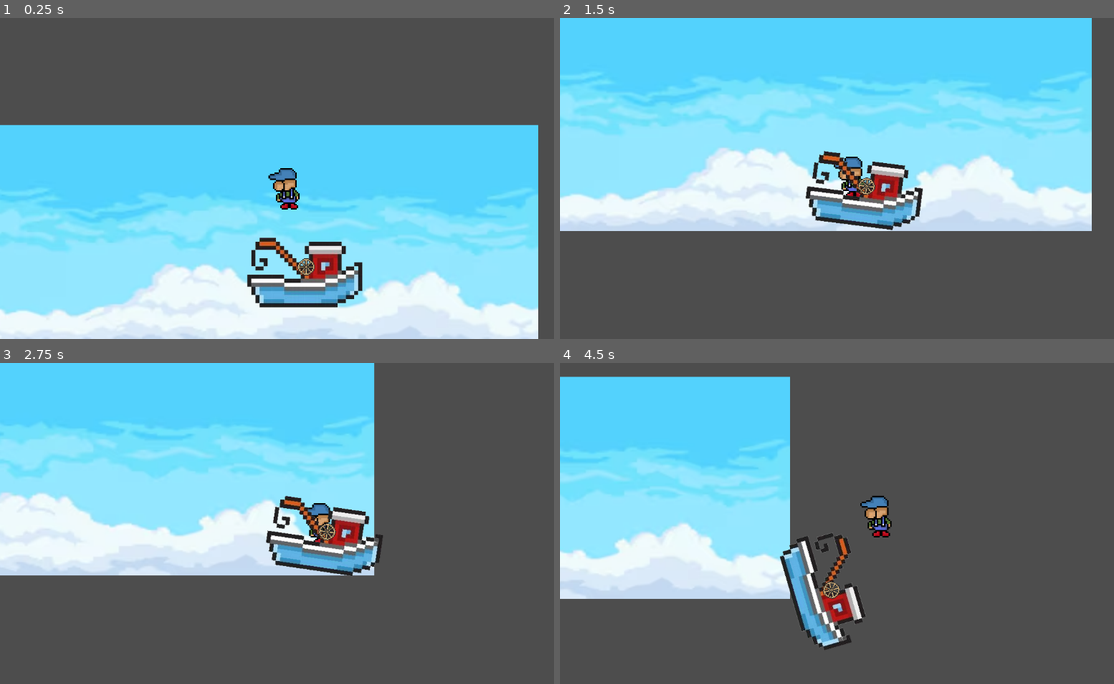
Above: before the commit, frames 1-4 (two rows, left to right).
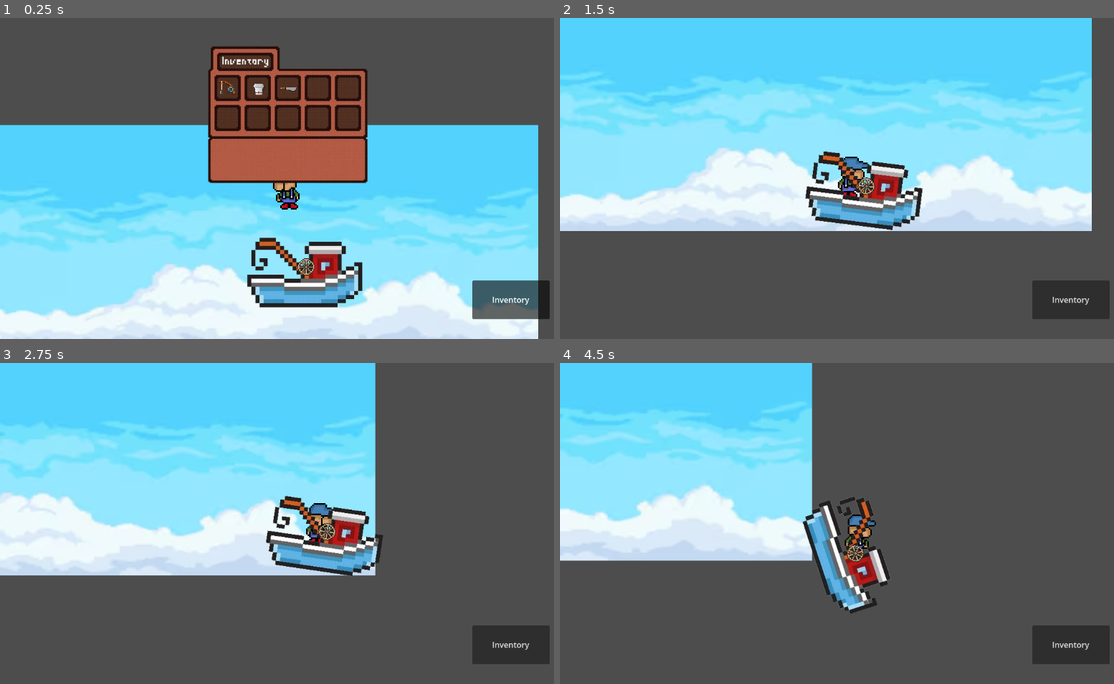
Above: after the commit, the same moments.

Repository: VarBus/game-lab-fish-on-boat-2025-1
Game: Godot game, scene res://top_world.tscn
Same seed, same stepped clock (60 frames per second), same inputs: the game is played once before the commit and once after it. The project has no main scene, so this scene is started directly.
Inputs (mouse positions are in pixels of both pictures, inside the frame that each line leads up to):
- Up to frame 1 (0.25 s): no input
- Up to frame 2 (1.5 s): click (1069, 300) at 0.5 s, where only the run after the commit has a clickable "Inventory"; move the mouse to (969, 162) at 1.27 s; hold D (right) from 1.28 s (still down); hold Shift (shift, bound only after the commit) from 1.28 s (still down); tap E (action) at 1.35 s; click (969, 162) at 1.42 s
- Up to frame 3 (2.75 s): keep holding D (right); tap Space (up) at 1.52, 1.82, 2.27, 2.3, 2.57 s; move the mouse to (171, 539) at 2.02 s; release Shift (shift, bound only after the commit) at 2.03 s; tap Shift (shift, bound only after the commit) at 2.1 s; click (171, 539) at 2.17 s
- Up to frame 4 (4.5 s): move the mouse to (903, 452) at 2.77 s; release D (right) at 2.78 s; hold A (left) 2.78-3.53 s; tap Space (up) at 2.85, 3.77, 4.07 s; click (903, 452) at 2.92 s; tap E (action) at 3.05, 3.6 s; move the mouse to (820, 587) at 3.52 s; hold D (right) from 3.53 s (still down); click (820, 587) at 3.67 s; tap Shift (shift, bound only after the commit) at 3.8 s; move the mouse to (1019, 571) at 4.27 s; hold Shift (shift, bound only after the commit) from 4.28 s (still down); click (1019, 571) at 4.42 s

The runs differ from the first frame. In frame 1, 13% of the frame differs, in the area x 37-100%, y 8-94%; in frame 2, 2.2%; in frame 3, 2.0%; in frame 4, 29%, in the area x 0-100%, y 0-94%.

Commit message:
fead: add rod mechanics

Diff:
--- /dev/null
+++ b/fish-on-boat/fishing_rod.gd
@@ -0,0 +1,75 @@
+extends Area2D
+
+signal item_selected(item_scene)
+
+@onready var rope: Line2D = $Rope
+const ITEM_SCENE := preload("res://fishing_rod.tscn")
+
+var is_casting = false
+var rope_speed = 200.0
+var rope_points: Array = []
+
+var jacinto_ref: Node = null
+var camera_ref: Camera2D = null
+
+var last_click_time := 0.0
+const DOUBLE_CLICK_TIME := 0.3
+
+func _ready():
+	rope.visible = false
+	rope.clear_points()
+	set_process_input(true)
+
+# 🟢 Solo lanza la caña cuando haces clic sobre la caña
+func _input_event(viewport, event, shape_idx):
+	if event is InputEventMouseButton and event.pressed and not is_casting:
+		var item_instance = ITEM_SCENE.instantiate()
+		emit_signal("item_selected", item_instance)
+		is_casting = true
+		rope_points.clear()
+		rope_points.append(Vector2.ZERO)
+		rope.visible = true
+
+# 🟡 Detecta doble clic sobre la línea (la cuerda)
+func _unhandled_input(event):
+	if event is InputEventMouseButton and event.pressed:
+		if is_casting and rope_points.size() > 0:
+			var mouse_pos = get_global_mouse_position()
+			var rope_tip = rope.to_global(rope_points[-1])
+
+			if rope_tip.distance_to(mouse_pos) < 50:
+				var current_time = Time.get_ticks_msec() / 1000.0
+				if current_time - last_click_time < DOUBLE_CLICK_TIME:
+					_return_camera_to_jacinto()
+					return
+				last_click_time = current_time
+
+func _physics_process(delta: float) -> void:
+	if is_casting:
+		var mouse_pos = get_global_mouse_position()
+		var direction = (mouse_pos - global_position).normalized()
+		var last_point = rope_points[-1]
+		var new_point = last_point + direction * rope_speed * delta
+		rope_points.append(new_point)
+		rope.points = rope_points
+
+		if camera_ref:
+			camera_ref.global_position = rope.to_global(rope_points[-1])
+
+func _return_camera_to_jacinto():
+	print("🔙 Volviendo cámara a Jacinto")
+	if jacinto_ref and camera_ref:
+		camera_ref.global_position = jacinto_ref.global_position
+	is_casting = false
+	rope_points.clear()
+	rope.visible = false
+
+func connect_to_jacinto(jacinto):
+	jacinto_ref = jacinto
+	jacinto_ref.connect("camera_following", Callable(self, "_on_camera_following"))
+
+func _on_camera_following(camera):
+	camera_ref = camera
+	print("📷 Cámara recibida: ", camera.name)
+	if is_casting and rope_points.size() > 0:
+		camera_ref.global_position = rope.to_global(rope_points[-1])
--- /dev/null
+++ b/fish-on-boat/fishing_rod.tscn
@@ -0,0 +1,22 @@
+[gd_scene load_steps=4 format=3 uid="uid://dvqtwxdhu60fa"]
+
+[ext_resource type="Script" uid="uid://brsnpx28xc2gn" path="res://fishing_rod.gd" id="1_x0c03"]
+[ext_resource type="Texture2D" uid="uid://dllscdhqa0khj" path="res://items/fishing_rod_.png" id="2_1tjrd"]
+
+[sub_resource type="CapsuleShape2D" id="CapsuleShape2D_uokpy"]
+
+[node name="FishingRod" type="Area2D" groups=["fishing"]]
+script = ExtResource("1_x0c03")
+
+[node name="Sprite2D" type="Sprite2D" parent="."]
+scale = Vector2(0.1, 0.1)
+texture = ExtResource("2_1tjrd")
+flip_h = true
+
+[node name="CollisionShape2D" type="CollisionShape2D" parent="."]
+shape = SubResource("CapsuleShape2D_uokpy")
+
+[node name="Rope" type="Line2D" parent="."]
+points = PackedVector2Array(-13, 11)
+width = 5.0
+default_color = Color(0, 0, 0, 1)
--- /dev/null
+++ b/fish-on-boat/fishing_rod_area.gd
@@ -0,0 +1,8 @@
+extends Area2D
+
+@export var item_scene: PackedScene  # 👉 Esto debe ser la escena funcional, como la "fishing_rod.tscn"
+
+func _input_event(viewport, event, shape_idx):
+	if event is InputEventMouseButton and event.pressed:
+		print("🎯 Ítem del inventario clickeado")
+		emit_signal("item_selected", item_scene)
--- /dev/null
+++ b/fish-on-boat/inventory.gd
@@ -0,0 +1,21 @@
+extends Node2D
+
+signal give_item_to_jacinto(item_scene)
+
+@onready var inventory: Node2D = $"."  # o tu contenedor visual
+var inventory_visible := true
+const FISHING_ROD_SCENE := preload("res://fishing_rod.tscn")
+
+func _ready():
+	for child in get_children():
+		if child.has_signal("item_selected"):
+			child.connect("item_selected", Callable(self, "_on_item_selected"))
+
+func _on_item_selected(item_scene):
+	var instance = item_scene.duplicate()
+	emit_signal("give_item_to_jacinto", instance)
+
+
+func _on_btn_inventory_pressed() -> void:
+		inventory_visible = !inventory_visible
+		inventory.visible = inventory_visible
--- /dev/null
+++ b/fish-on-boat/inventory.tscn
@@ -0,0 +1,78 @@
+[gd_scene load_steps=10 format=3 uid="uid://dpt6y8vhin2y3"]
+
+[ext_resource type="Script" uid="uid://cldcgjeiifwqw" path="res://inventory.gd" id="1_dw5ng"]
+[ext_resource type="Texture2D" uid="uid://dbs1pdp8ekybn" path="res://items/inventario_prototipo_.png" id="1_mrqgh"]
+[ext_resource type="Texture2D" uid="uid://cn8v3ulyi25f6" path="res://items/bucket_.png" id="3_0xmy5"]
+[ext_resource type="Texture2D" uid="uid://34nj332lvj1" path="res://items/machete_.png" id="4_qjyhv"]
+[ext_resource type="Texture2D" uid="uid://dllscdhqa0khj" path="res://items/fishing_rod_.png" id="5_dw5ng"]
+[ext_resource type="Script" uid="uid://ds61ijncm0xlr" path="res://fishing_rod_area.gd" id="5_qjyhv"]
+[ext_resource type="PackedScene" uid="uid://dvqtwxdhu60fa" path="res://fishing_rod.tscn" id="7_ormsd"]
+
+[sub_resource type="RectangleShape2D" id="RectangleShape2D_ormsd"]
+size = Vector2(48, 43.75)
+
+[sub_resource type="RectangleShape2D" id="RectangleShape2D_0xmy5"]
+size = Vector2(44, 42)
+
+[node name="Inventory" type="Node2D"]
+script = ExtResource("1_dw5ng")
+
+[node name="Sprite2D" type="Sprite2D" parent="."]
+texture_filter = 1
+texture = ExtResource("1_mrqgh")
+
+[node name="vaul" type="Area2D" parent="."]
+
+[node name="Sprite2D" type="Sprite2D" parent="vaul"]
+texture_filter = 1
+position = Vector2(-59, -72)
+scale = Vector2(0.1, 0.1)
+texture = ExtResource("3_0xmy5")
+
+[node name="CollisionShape2D2" type="CollisionShape2D" parent="vaul"]
+position = Vector2(-60, -74)
+shape = SubResource("RectangleShape2D_ormsd")
+
+[node name="Machete" type="Area2D" parent="."]
+
+[node name="Sprite2D" type="Sprite2D" parent="Machete"]
+position = Vector2(2, -71)
+scale = Vector2(0.03, 0.03)
+texture = ExtResource("4_qjyhv")
+
+[node name="CollisionShape2D3" type="CollisionShape2D" parent="Machete"]
+position = Vector2(0, -73)
+shape = SubResource("RectangleShape2D_ormsd")
+
+[node name="FishingRodArea" type="Area2D" parent="."]
+visible = false
+script = ExtResource("5_qjyhv")
+item_scene = ExtResource("7_ormsd")
+
+[node name="Sprite2D" type="Sprite2D" parent="FishingRodArea"]
+position = Vector2(-124, -74)
+scale = Vector2(0.1, 0.1)
+texture = ExtResource("5_dw5ng")
+flip_h = true
+
+[node name="CollisionShape2D" type="CollisionShape2D" parent="FishingRodArea"]
+position = Vector2(-121, -74)
+shape = SubResource("RectangleShape2D_0xmy5")
+
+[node name="UI" type="CanvasLayer" parent="."]
+
+[node name="btn_inventory" type="Button" parent="UI"]
+offset_left = 950.0
+offset_top = 530.0
+offset_right = 1106.0
+offset_bottom = 608.0
+focus_mode = 0
+toggle_mode = true
+button_pressed = true
+action_mode = 0
+text = "Inventory"
+
+[node name="FishingRod" parent="." instance=ExtResource("7_ormsd")]
+position = Vector2(-122, -74)
+
+[connection signal="pressed" from="UI/btn_inventory" to="." method="_on_btn_inventory_pressed"]
--- a/fish-on-boat/jacinto.gd
+++ b/fish-on-boat/jacinto.gd
@@ -1,14 +1,22 @@
 extends CharacterBody2D
 
+signal camera_following(camera_node) # Declara la señal aquí
+
 var speed = 350
-var jump = -350
+var jump = -450
 var gravity = ProjectSettings.get_setting("physics/2d/default_gravity")
 var super_speed = 2.5
 var sliding = false
 var last_direction = 1
 var slide_direction = 0
+@onready var inventory: Node2D = $UI/Inventory
 @onready var slide_timer: Timer = $slide_timer
 var controlling_boat = false
+@onready var hand_slot: Marker2D = $HandSlot
+@onready var camera_2d: Camera2D = $Camera2D
+
+func _ready() -> void:
+	inventory.connect("give_item_to_jacinto", Callable(self, "_receive_item"))
 
 func _physics_process(delta: float) -> void:
 	if controlling_boat:
@@ -16,11 +24,13 @@
 		move_and_slide()
 		return
 	var direction = Vector2.ZERO
-	if not sliding :
+	if not sliding:
 		if Input.is_action_pressed("right"):
 			direction.x += 1
+			$Sprite2D.flip_h = true
 		if Input.is_action_pressed("left"):
 			direction.x -= 1
+			$Sprite2D.flip_h = false
 		if direction.x != 0:
 			last_direction = direction.x
 		if Input.is_action_pressed("shift") and is_on_floor():
@@ -31,14 +41,28 @@
 		velocity.x = slide_direction * speed * super_speed
 	else:
 		velocity.x = direction.x * speed
-
 	if not is_on_floor():
 		velocity.y += gravity * delta
 	if Input.is_action_just_pressed("up") and is_on_floor():
 		velocity.y = jump
-
 	move_and_slide()
-
 
 func _on_slide_timer_timeout() -> void:
 	sliding = false
+
+func _receive_item(item_instance):
+	for child in hand_slot.get_children():
+		child.queue_free()
+
+	item_instance.position = Vector2.ZERO
+	item_instance.visible = true
+	hand_slot.add_child(item_instance)
+
+	# Si el ítem es FishingRod, le pasamos la referencia de Jacinto
+	if item_instance.has_method("connect_to_jacinto"):
+		item_instance.connect_to_jacinto(self)
+
+	# Emitimos señal con la cámara
+	emit_signal("camera_following", camera_2d)
+
+	print("🎣 Item recibido: ", item_instance.name)
--- a/fish-on-boat/jacinto.tscn
+++ b/fish-on-boat/jacinto.tscn
@@ -1,7 +1,8 @@
-[gd_scene load_steps=4 format=3 uid="uid://c3h4ac87hta8b"]
+[gd_scene load_steps=5 format=3 uid="uid://c3h4ac87hta8b"]
 
 [ext_resource type="Script" uid="uid://44cd16w1o3up" path="res://jacinto.gd" id="1_sqtdw"]
 [ext_resource type="Texture2D" uid="uid://0komh3ucmvus" path="res://sprite_/Jacinto_prototipo_1.png" id="2_mr5iv"]
+[ext_resource type="PackedScene" uid="uid://dpt6y8vhin2y3" path="res://inventory.tscn" id="3_mr5iv"]
 
 [sub_resource type="CapsuleShape2D" id="CapsuleShape2D_if22a"]
 radius = 17.0
@@ -20,8 +21,21 @@
 shape = SubResource("CapsuleShape2D_if22a")
 
 [node name="Camera2D" type="Camera2D" parent="."]
+limit_left = -10000
+limit_top = -10000
+limit_right = 10000
+limit_bottom = 10000
 position_smoothing_enabled = true
 
 [node name="slide_timer" type="Timer" parent="."]
+wait_time = 0.5
+
+[node name="HandSlot" type="Marker2D" parent="."]
+position = Vector2(-19, 23)
+
+[node name="UI" type="CanvasLayer" parent="."]
+
+[node name="Inventory" parent="UI" instance=ExtResource("3_mr5iv")]
+position = Vector2(579, 215)
 
 [connection signal="timeout" from="slide_timer" to="." method="_on_slide_timer_timeout"]
--- a/fish-on-boat/project.godot
+++ b/fish-on-boat/project.godot
@@ -33,7 +33,8 @@
 }
 shift={
 "deadzone": 0.2,
-"events": []
+"events": [Object(InputEventKey,"resource_local_to_scene":false,"resource_name":"","device":0,"window_id":0,"alt_pressed":false,"shift_pressed":false,"ctrl_pressed":false,"meta_pressed":false,"pressed":false,"keycode":0,"physical_keycode":4194325,"key_label":0,"unicode":0,"location":0,"echo":false,"script":null)
+]
 }
 action={
 "deadzone": 0.2,
Not shown, added: fish-on-boat/fishing_rod.gd.uid
Not shown, added: fish-on-boat/fishing_rod_area.gd.uid
Not shown, added: fish-on-boat/inventory.gd.uid
Binary file added: fish-on-boat/items/bucket_.png
Not shown, added: fish-on-boat/items/bucket_.png.import
Binary file added: fish-on-boat/items/fishing_rod_.png
Not shown, added: fish-on-boat/items/fishing_rod_.png.import
Binary file added: fish-on-boat/items/inventario_prototipo_.png
Not shown, added: fish-on-boat/items/inventario_prototipo_.png.import
Binary file added: fish-on-boat/items/machete_.png
Not shown, added: fish-on-boat/items/machete_.png.import
